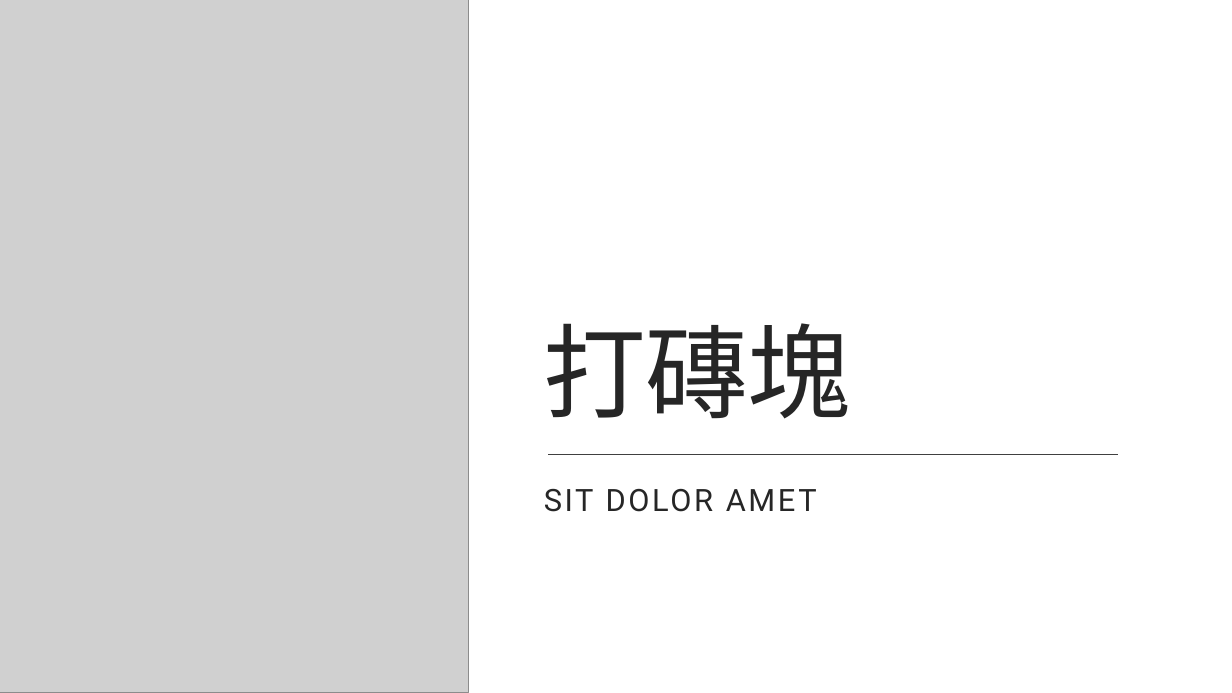
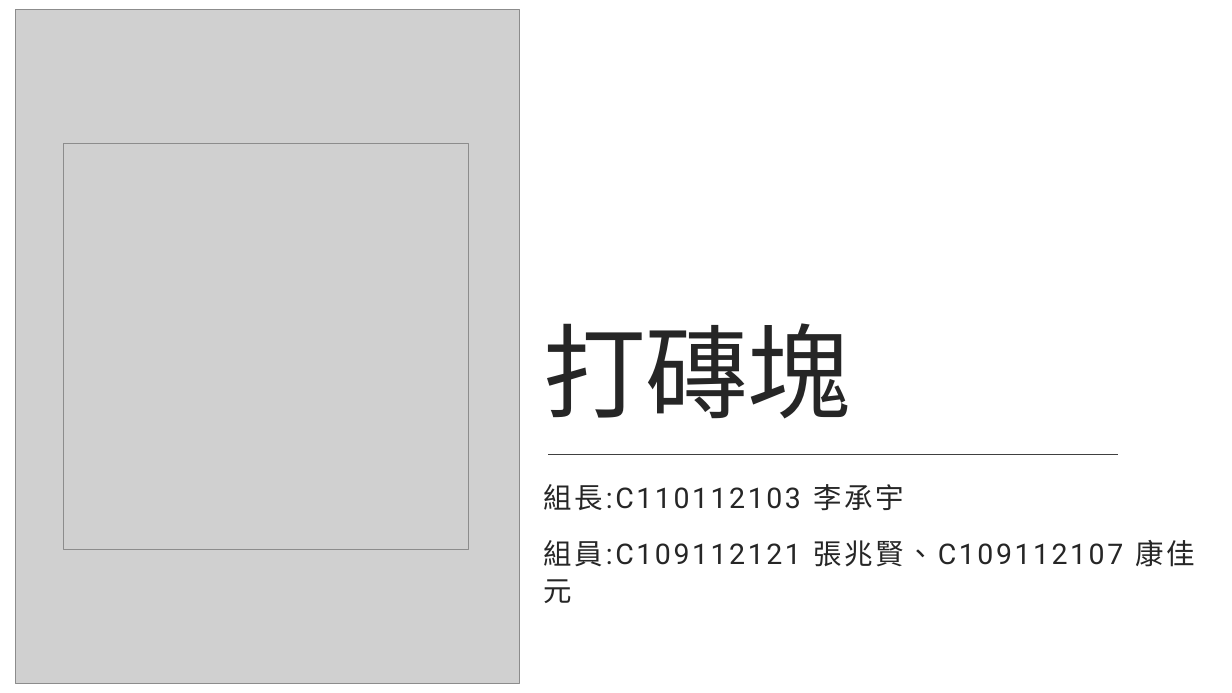
Before and after one commit to C110112103/machineLearningTeam, a slide deck: slide 1 of breakbox/打磚塊.pptx. Drawn at 1232x693 pixels with LibreOffice and Linux fonts; fonts in the diff are those of the drawing; grey boxes stand for pictures. Boxes give left, top, right and bottom in pixels: in the first picture for what was removed or moved away, otherwise in the second. Text is boxed around its words. In the diff, an @@ line names an element or a change of style, - is before the commit and + after.

```diff
--- a/breakbox/打磚塊.pptx
+++ b/breakbox/打磚塊.pptx
@@ picture resized from (x1=0, y1=0, x2=469, y2=693) to (x1=15, y1=9, x2=519, y2=684) @@
@@ picture added at (x1=64, y1=144, x2=470, y2=550) @@
@@ subtitle at (x1=544, y1=484, x2=1196, y2=603): text changed; size 24 to 22.2 pt @@
-SIT DOLOR AMET
+組長:C110112103 李承宇
+組員:C109112121 張兆賢、C109112107 康佳元
```
Also in this commit, not shown: 2 other slides changed, 4 slides added.
